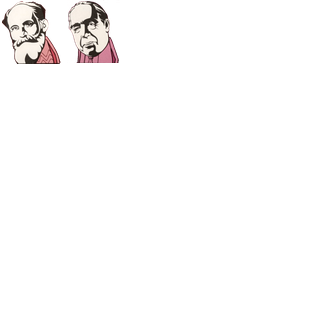
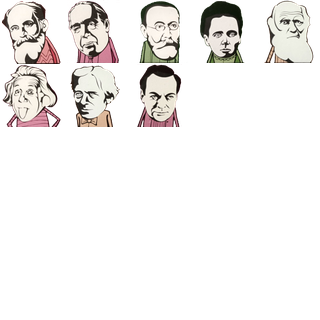
Comparing the layer stacks of the two 320x320 images. Changes:
added layer "Feynman" above "Faraday" over bbox(137, 64, 182, 127)
added layer "Faraday" above "Einstein" over bbox(70, 0, 314, 127)
added layer "Einstein" above "Darwin" over bbox(2, 65, 92, 127)
added layer "Darwin" above "Curie" over bbox(201, 0, 314, 63)
added layer "Curie" above "Braun" over bbox(2, 0, 314, 127)
added layer "Braun" above "Bohr" over bbox(70, 0, 187, 104)
